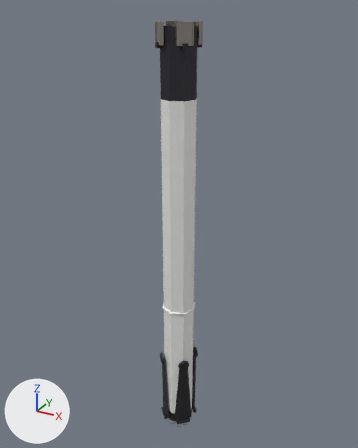
A saved change to the glTF model assets/rockets/heron-heavy/booster.lo.glb.
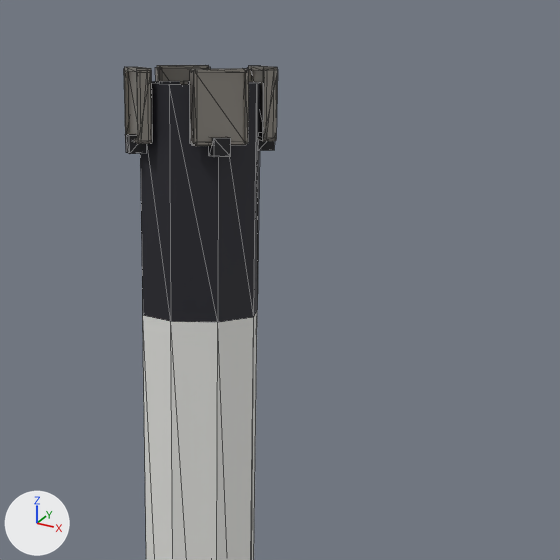
Each version is shown whole from a camera (50 mm lens) standing at (23.8, -43.26, 48.23) and looking at (-0.63, 1.16, 26.01), then close up on the part from 32% to 81% of the width and 0% to 39% of the height. Every picture has the same lights, and +X, +Y and +Z are marked at lower left. The older version's two pictures come first. The close-ups show mesh edges as thin lines. Where no turn or scale is listed for an object, it has been applied to the vertices.

The first close-up shows 'booster.dark', 'booster.hull', 'gridfin_0.metal', 'gridfin_1.metal', 'gridfin_2.metal', 'gridfin_3.metal' and 3 more.
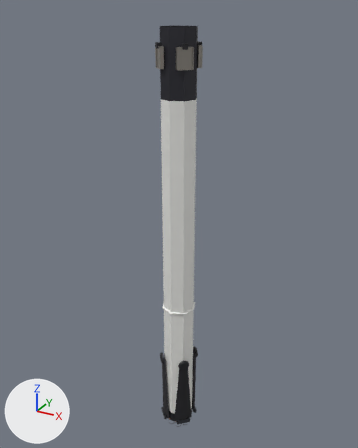
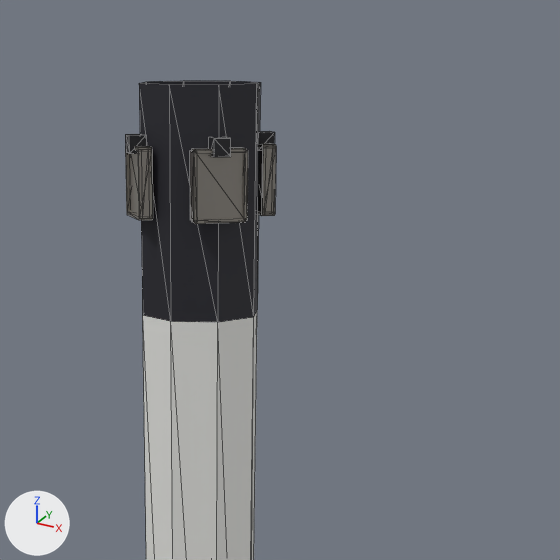
Where the change shows, as pixel boxes [x1, y1, x2, y2] in the close-ups (560 x 560 px):
'gridfin_0.metal', moved: before [190, 68, 249, 146]; after [190, 148, 248, 224]
'gridfin_1.metal', moved: before [124, 67, 152, 144]; after [125, 146, 153, 220]
'gridfin_3.metal', moved: before [247, 66, 278, 141]; after [258, 143, 276, 216]
'gridfin_2.metal', moved (not visible afterwards): before [155, 65, 211, 85]

Edits to the bpy script that builds the scene:
```text
Change ob_gridfin_0_metal:
    ob_gridfin_0_metal.location: (0.0, 0.0, 1.05) -> (0.0, 0.0, -1.05)
Change ob_gridfin_1_metal:
    ob_gridfin_1_metal.location: (0.0, 0.0, 1.05) -> (0.0, 0.0, -1.05)
Change ob_gridfin_2_metal:
    ob_gridfin_2_metal.location: (0.0, 0.0, 1.05) -> (0.0, 0.0, -1.05)
Change ob_gridfin_3_metal:
    ob_gridfin_3_metal.location: (0.0, 0.0, 1.05) -> (0.0, 0.0, -1.05)
```
